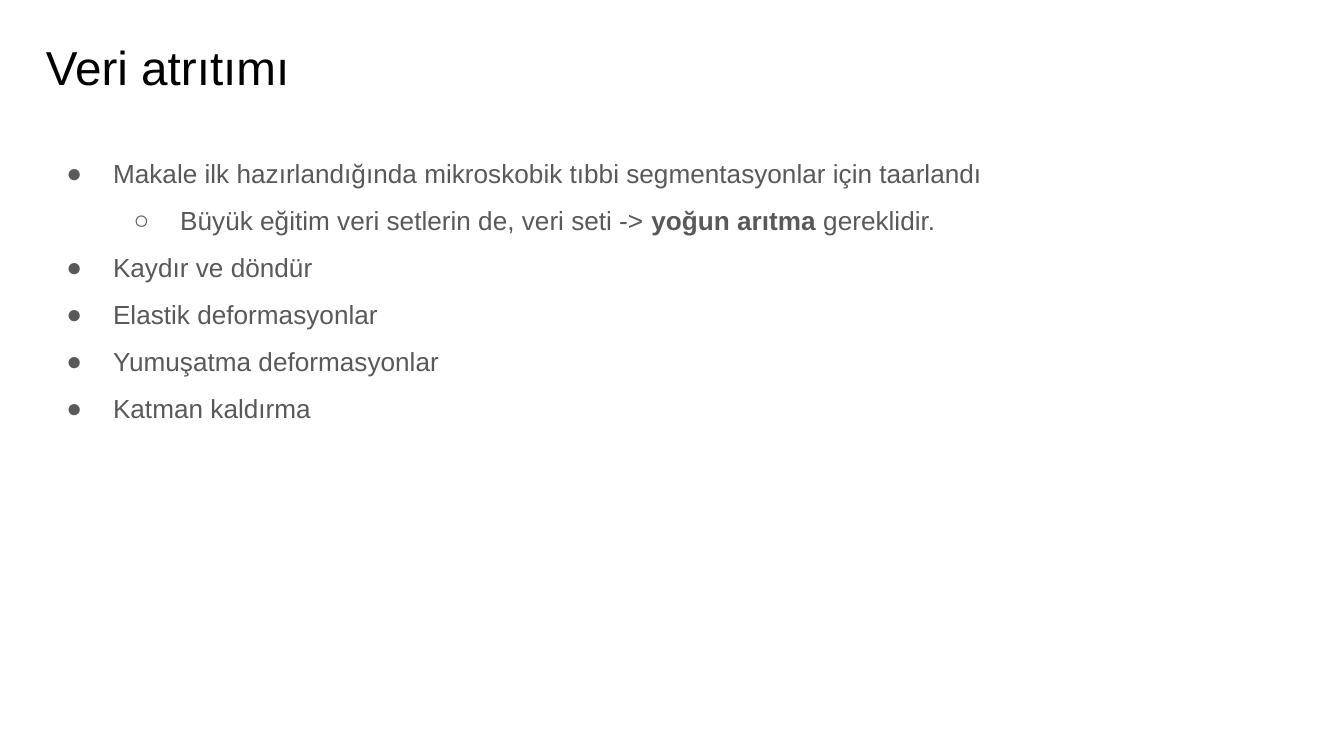
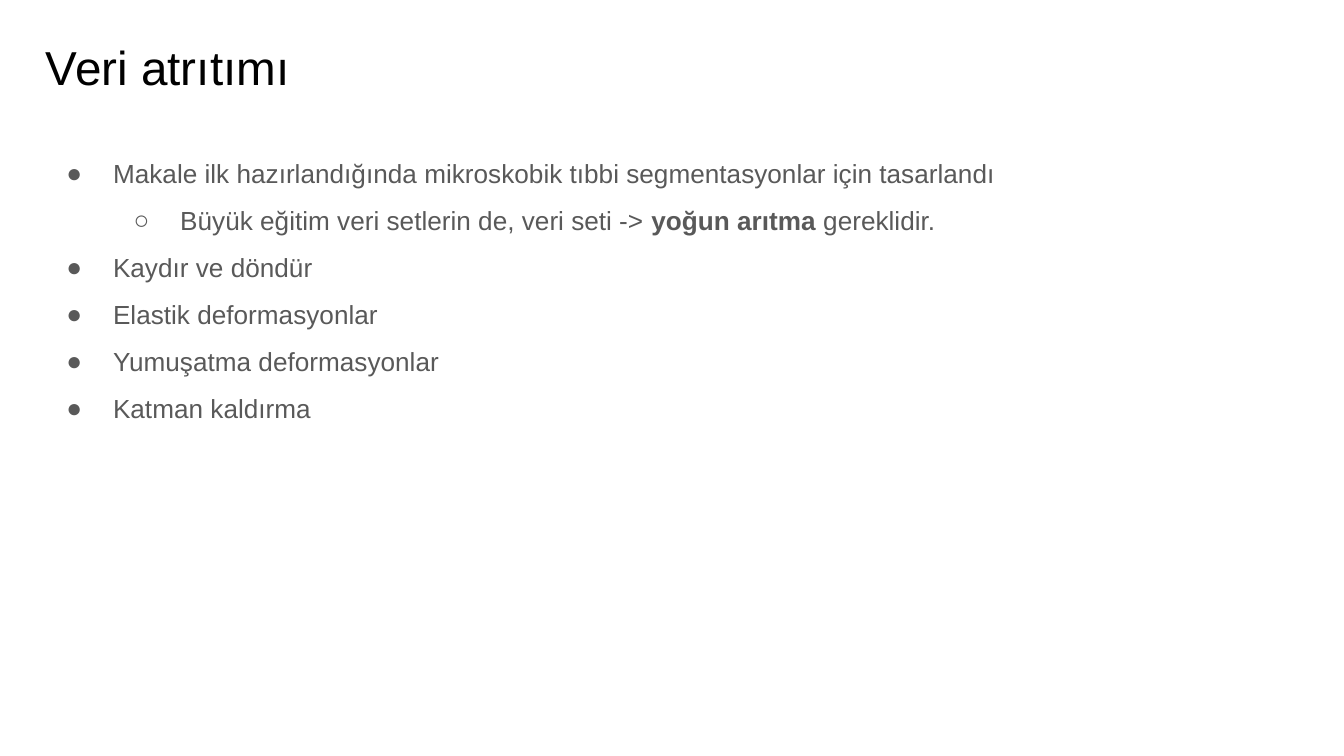
Before and after one commit to Emre-Sari/U-NETimageSegmentation, a slide deck: slide 13 of u-net-sunum.pptx. Drawn at 1344x756 pixels with LibreOffice and Linux fonts; fonts in the diff are those of the drawing. Boxes give left, top, right and bottom in pixels: in the first picture for what was removed or moved away, otherwise in the second. Text is boxed around its words. In the diff, an @@ line names an element or a change of style, - is before the commit and + after.

```diff
--- a/u-net-sunum.pptx
+++ b/u-net-sunum.pptx
@@ text at (113,163,994,189): text changed @@
-● Makale ilk hazırlandığında mikroskobik tıbbi segmentasyonlar için taarlandı
+● Makale ilk hazırlandığında mikroskobik tıbbi segmentasyonlar için tasarlandı
```
Also in this commit, not shown: 3 other slides changed, 1 slide added, 1 slide removed, 1 other file.
